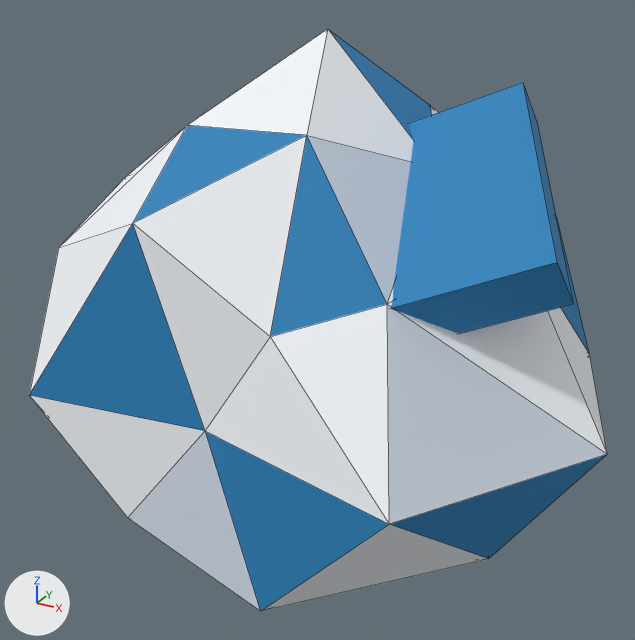
Renders of the Blender file art_source/litter_box.blend from each side of a commit.
The view is the same before and after, from a 50 mm camera at (0.322, -0.6, 0.534) aimed at (-0.007, -0.002, 0.235). Every picture has the same lights, and +X, +Y and +Z are marked at lower left. The picture after the commit comes second. Mesh edges are drawn as thin lines.

Objects in the first picture: 'litter_box'.
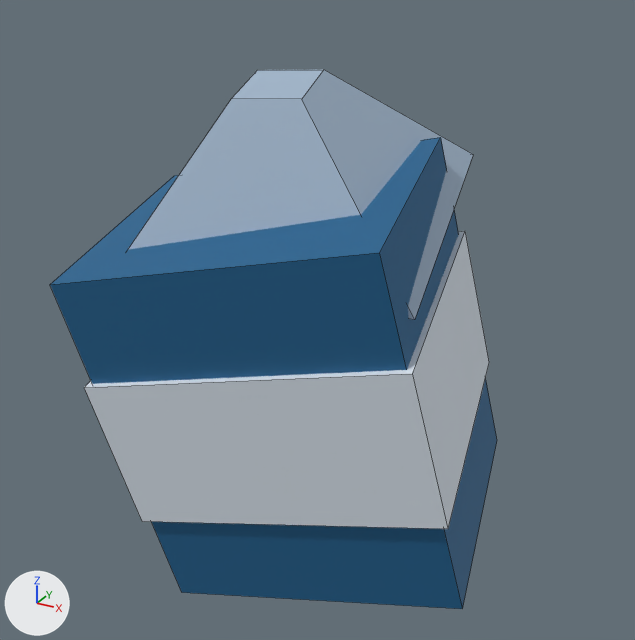
Pixel boxes [x1, y1, x2, y2] of what changed, in the pictures (635 x 640 px):
'litter_box', recoloured, reshaped (23% narrower, 7% shorter): before [29, 29, 607, 611]; after [50, 70, 497, 609]
part 1 of me_litter_box, rebuilt (23% narrower, 19% shorter): before [29, 29, 607, 611]; after [50, 137, 497, 609]
part 2 of me_litter_box, cut back: before [390, 82, 574, 334]; after [84, 70, 489, 529]

The change, as a diff of the scene's bpy script:
```diff
--- a/art_source/litter_box.blend.py
+++ b/art_source/litter_box.blend.py
@@ mat_mat_paper_blue @@
 mat_mat_paper_blue = principled_material('mat_paper_blue')
-mat_mat_paper_blue.base_color = (0.0179, 0.22, 0.494)  # blue #2481bb
+mat_mat_paper_blue.base_color = (0.0097, 0.119, 0.272)  # blue #19618e
 mat_mat_paper_blue.roughness = 0.75
@@ mat_mat_paper_crease @@
 mat_mat_paper_crease = principled_material('mat_paper_crease')
-mat_mat_paper_crease.base_color = (0.605, 0.68, 0.767)  # pale blue #ccd7e3
+mat_mat_paper_crease.base_color = (0.354, 0.459, 0.586)  # blue #a1b4c9
 mat_mat_paper_crease.roughness = 0.9
@@ me_litter_box @@
 # used by ob_litter_box; location = (0.0, 0.0, 0.0)
-me_litter_box.from_pydata(...)  # 50 vertices, 86 faces; spans x -0.215..0.25, y -0.211..0.225, z 0.015..0.47
+me_litter_box.from_pydata(...)  # 24 vertices, 18 faces; spans x -0.196..0.156, y -0.156..0.169, z -0.017..0.436
+# me_litter_box part 1: the loose piece of 42 vertices spanning x -0.215..0.25, y -0.211..0.225, z 0.015..0.47 is rebuilt with 8 vertices and now spans x -0.196..0.156, y -0.156..0.156, z -0.017..0.377, in mat_mat_paper_blue (blue #19618e)
+# me_litter_box part 2
+# 8 vertices are removed from x -0.058..0.218, y -0.16..0.06, z 0.243..0.437
+# 6 faces are deleted
+# 16 vertices are added at x -0.189..0.146, y -0.147..0.169, z 0.068..0.436
+# 6 new faces join them, mat_mat_paper_white (white #dde7f0)
+# 6 new faces join them, mat_mat_paper_crease (blue #a1b4c9)
 me_litter_box.materials.append(mat_mat_paper_white)
```
